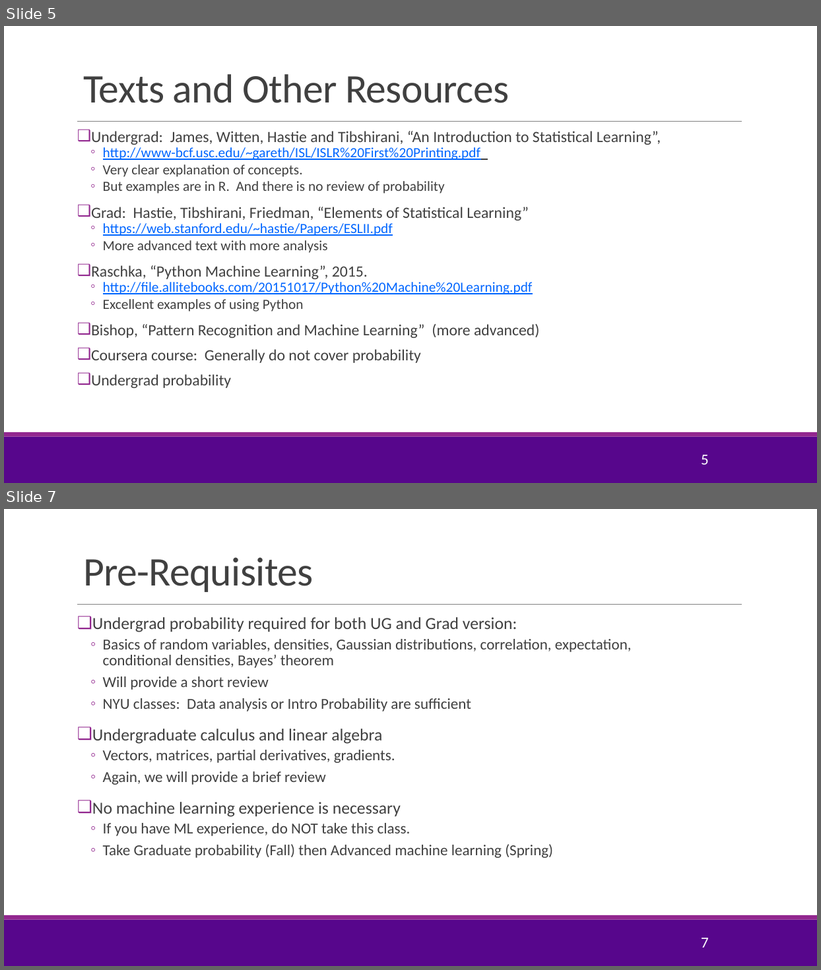
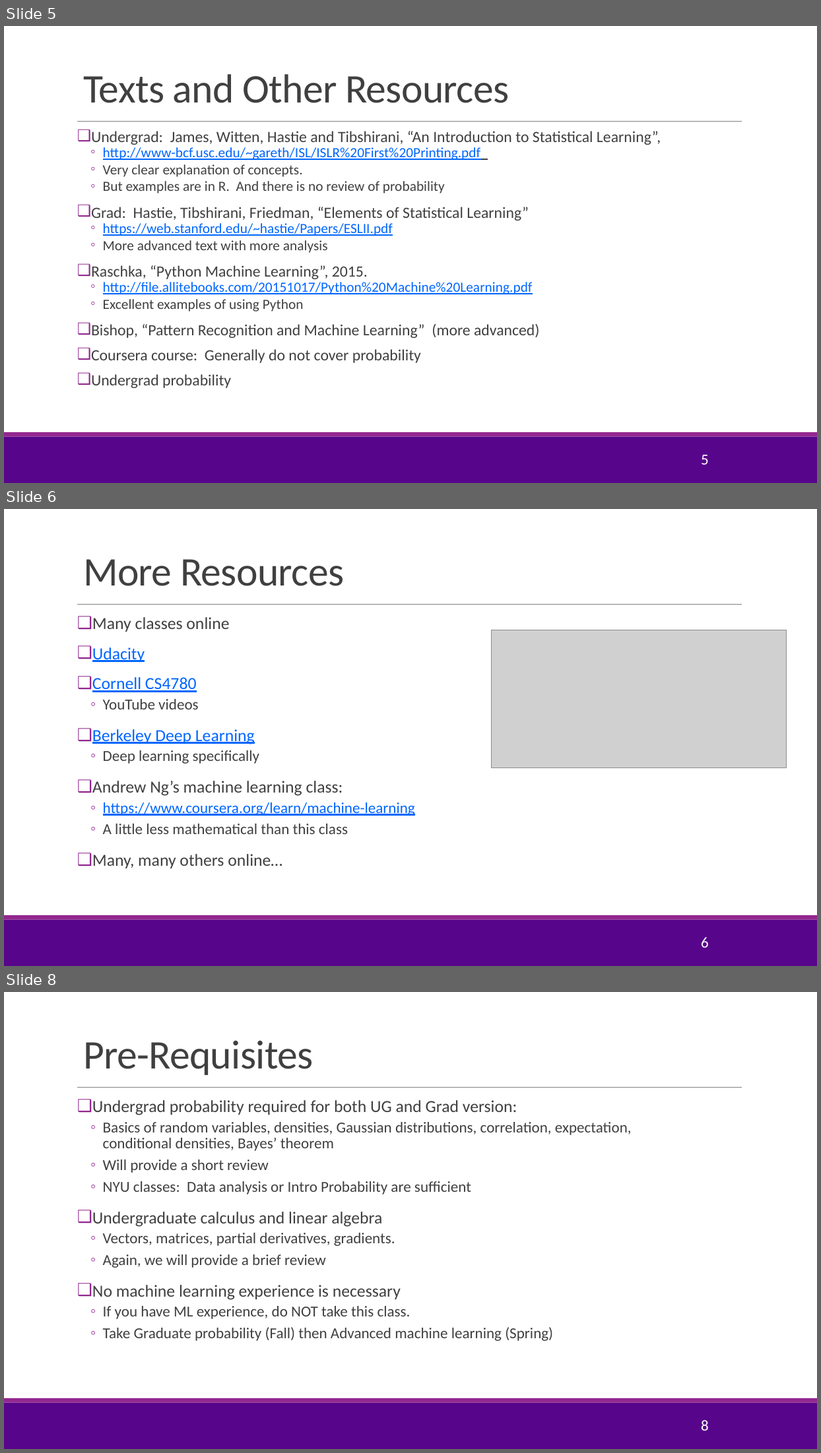
Before and after one commit to sdrangan/introml, a slide deck: lectures/CourseAdmin.pptx. Shown one above the other, each under a label of ours: slides 5 and 7 before the commit, slides 5, 6 and 8 after it; the slides between them are not shown. The pictures are 821x970 and 821x1453 pixels, drawn with LibreOffice and Linux fonts; fonts in the diff are those of the drawing; grey boxes stand for pictures; background and template pictures are left out. Boxes give left, top, right and bottom in pixels: in the first picture for what was removed or moved away, otherwise in the second. Text is boxed around its words. In the diff, an @@ line names an element or a change of style, - is before the commit and + after.

```diff
--- a/lectures/CourseAdmin.pptx
+++ b/lectures/CourseAdmin.pptx
@@ slide 6 added at (x1=4, y1=509, x2=817, y2=966), background #FFFFFF; not listed: 3 template elements that a slide beside it also shows @@
@@ title added at (x1=83, y1=559, x2=344, y2=586), 48 pt, text #404040 @@
+More Resources
@@ text added at (x1=92, y1=617, x2=415, y2=869), 18 pt, text #404040 @@
+❑ Many classes online
+❑ Udacity
+❑ Cornell CS4780
+  ◦ YouTube videos
+❑ Berkeley Deep Learning
+  ◦ Deep learning specifically
+❑ Andrew Ng’s machine learning class:
+  ◦ https://www.coursera.org/learn/machine-learning
+  ◦ A little less mathematical than this class
+❑ Many, many others online…
@@ picture added at (x1=491, y1=630, x2=786, y2=768) @@
@@ page number added at (x1=701, y1=937, x2=709, y2=948), 18 pt, text #FFFFFF @@
+6
@@ what was slide 7 is now slide 8 @@
@@ page number at (x1=701, y1=1420, x2=709, y2=1431): text changed @@
-7
+8
```
Also in this commit, not shown: 4 slides changed, 1 other slide added, 1 slide removed, 3 other files.
